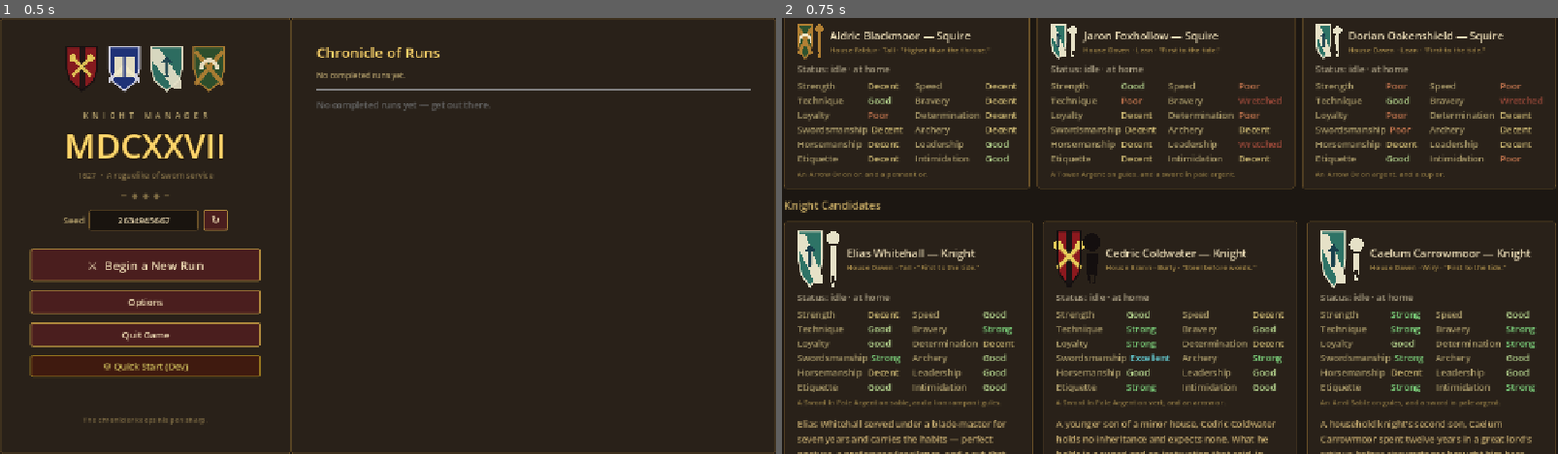
Above: before the commit, frames 1-2 (left to right).
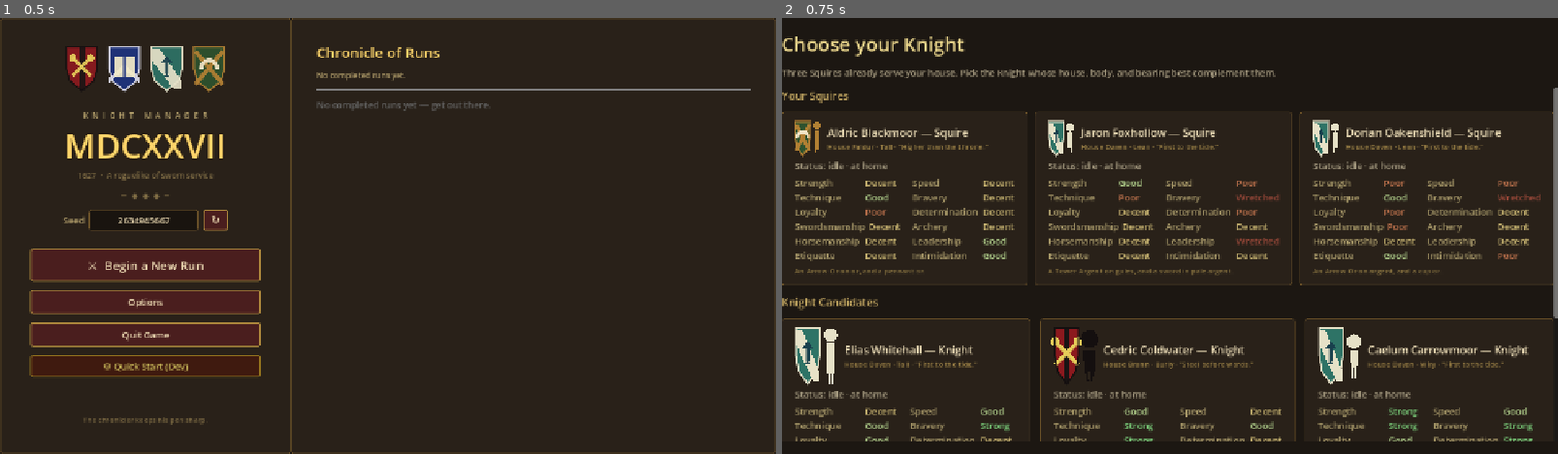
Above: after the commit, the same moments.

Repository: Jackz0Knight/KM27
Game: Godot game, scene res://scenes/Main.tscn
The game is run twice, just before and just after one commit, with the same random seed, the same clock (stepped at 60 frames per second) and the same inputs.
Inputs:
- Up to frame 1 (0.5 s): no input
- Up to frame 2 (0.75 s): click "⚔ Begin a New Run" at 0.5 s

Frame 1 is identical in both runs. In frame 2, 25% of the frame differs, in the area x 0-100%, y 0-100%.

Commit message:
fix(save+chooser): persist world seed, unique starting names, scroll chooser
Three fixes from a Knight-Chooser screenshot audit:

- SaveManager._world_seed() returned 0 unconditionally — loading
  regenerated the world with a fresh random seed and re-applied saved
  explored tiles / castles onto mismatched terrain. Read the seed off
  GameState.world.seed_value (already stamped by WorldGenerator). Restore
  uses data.has("world_seed") to detect a real seed instead of the
  ambiguous seed_val == 0 → randi() fallback.

- NamePool.random_name_avoiding(used_names) rolls until first name and
  surname both avoid the passed-in set. RosterGenerator threads a shared
  _taken_names list across roll_starting_squires + roll_knight_candidates
  so the chooser screen never shows two units with the same surname
  (visible in the audited screenshot as two Carrowmoor squires).

- Wrapped the Knight Chooser cards in a ScrollContainer so dense Knight
  cards (origin paragraph + oath) can't run off the bottom at 1080p.

Also includes the .uid files Godot 4.6 generated for armour / weapon /
enemy_actor / combat_sim / combat_unit / crafting — same housekeeping as
commit 6f8b025.

Co-Authored-By: Claude Opus 4.7 <noreply@anthropic.com>

Diff:
--- a/scenes/screens/knight_chooser.tscn
+++ b/scenes/screens/knight_chooser.tscn
@@ -39,23 +39,34 @@
 modulate = Color(0.72, 0.72, 0.72, 1)
 autowrap_mode = 3
 
-[node name="SquiresLabel" type="Label" parent="Margin/VBox"]
+[node name="Scroll" type="ScrollContainer" parent="Margin/VBox"]
+layout_mode = 2
+size_flags_horizontal = 3
+size_flags_vertical = 3
+horizontal_scroll_mode = 0
+
+[node name="ScrollBody" type="VBoxContainer" parent="Margin/VBox/Scroll"]
+layout_mode = 2
+size_flags_horizontal = 3
+theme_override_constants/separation = 14
+
+[node name="SquiresLabel" type="Label" parent="Margin/VBox/Scroll/ScrollBody"]
 layout_mode = 2
 text = "Your Squires"
 theme_override_font_sizes/font_size = 18
 modulate = Color(0.85, 0.78, 0.55, 1)
 
-[node name="SquiresRow" type="HBoxContainer" parent="Margin/VBox"]
+[node name="SquiresRow" type="HBoxContainer" parent="Margin/VBox/Scroll/ScrollBody"]
 layout_mode = 2
 theme_override_constants/separation = 12
 
-[node name="KnightsLabel" type="Label" parent="Margin/VBox"]
+[node name="KnightsLabel" type="Label" parent="Margin/VBox/Scroll/ScrollBody"]
 layout_mode = 2
 text = "Knight Candidates"
 theme_override_font_sizes/font_size = 18
 modulate = Color(0.85, 0.78, 0.55, 1)
 
-[node name="Cards" type="HBoxContainer" parent="Margin/VBox"]
+[node name="Cards" type="HBoxContainer" parent="Margin/VBox/Scroll/ScrollBody"]
 layout_mode = 2
-size_flags_vertical = 3
+size_flags_horizontal = 3
 theme_override_constants/separation = 16
--- a/scripts/data/name_pool.gd
+++ b/scripts/data/name_pool.gd
@@ -25,3 +25,26 @@
 	var first: String = FIRST_NAMES[RNG.randi_range(0, FIRST_NAMES.size() - 1)]
 	var sur: String = SURNAMES[RNG.randi_range(0, SURNAMES.size() - 1)]
 	return "%s %s" % [first, sur]
+
+
+# Pulls a name whose first AND surname don't already appear in `used_names`.
+# Falls back to the unconstrained roll after a few attempts so we never spin
+# forever if the pool runs out — but with 32×25 entries that's only a worry
+# if the caller pushes hundreds of names at once. The starting roster only
+# needs six unique surnames out of 25, so collisions resolve quickly.
+static func random_name_avoiding(used_names: Array[String]) -> String:
+	var used_firsts: Array[String] = []
+	var used_surs: Array[String] = []
+	for full_name in used_names:
+		var bits: PackedStringArray = full_name.split(" ", false, 1)
+		if bits.size() > 0:
+			used_firsts.append(bits[0])
+		if bits.size() > 1:
+			used_surs.append(bits[1])
+	for _attempt in range(12):
+		var first: String = FIRST_NAMES[RNG.randi_range(0, FIRST_NAMES.size() - 1)]
+		var sur: String = SURNAMES[RNG.randi_range(0, SURNAMES.size() - 1)]
+		if used_firsts.has(first) or used_surs.has(sur):
+			continue
+		return "%s %s" % [first, sur]
+	return random_name()
--- a/scripts/screens/knight_chooser.gd
+++ b/scripts/screens/knight_chooser.gd
@@ -8,8 +8,8 @@
 # displayed in a top row so the player can see who they're picking a Knight
 # to lead before committing.
 
-@onready var squires_row: HBoxContainer = $Margin/VBox/SquiresRow
-@onready var cards: HBoxContainer = $Margin/VBox/Cards
+@onready var squires_row: HBoxContainer = $Margin/VBox/Scroll/ScrollBody/SquiresRow
+@onready var cards: HBoxContainer = $Margin/VBox/Scroll/ScrollBody/Cards
 
 
 func _ready() -> void:
--- a/scripts/systems/roster_generator.gd
+++ b/scripts/systems/roster_generator.gd
@@ -23,6 +23,13 @@
 const STARTING_SQUIRE_COUNT: int = 3
 
 
+# The two roll_* calls share `_taken_names` so the entire Knight Chooser
+# screen — 3 squires + 3 candidate knights — never shows two units with the
+# same first name or surname. Cleared at the start of each call to
+# `roll_starting_squires` since that's the first call the chooser makes.
+static var _taken_names: Array[String] = []
+
+
 static func roll_knight_candidates() -> Array[Unit]:
 	var out: Array[Unit] = []
 	for i in range(KNIGHT_CANDIDATE_COUNT):
@@ -34,6 +41,7 @@
 # the Knight chooser screen can show them before the Knight pick (the player
 # decides which Knight best complements the Squires they're getting).
 static func roll_starting_squires() -> Array[Unit]:
+	_taken_names.clear()
 	var out: Array[Unit] = []
 	for i in range(STARTING_SQUIRE_COUNT):
 		out.append(_roll_squire(2 + i))
@@ -57,7 +65,9 @@
 	var house_id: String = HousePool.random_house_id()
 	HousePool.apply_lean(stats, house_id, Stats.STAT_CAP)
 	var pa: int = RNG.randi_range(KNIGHT_PA_MIN, KNIGHT_PA_MAX)
-	var u := Unit.new(unit_id, NamePool.random_name(), Unit.UnitClass.KNIGHT, stats, pa)
+	var name: String = NamePool.random_name_avoiding(_taken_names)
+	_taken_names.append(name)
+	var u := Unit.new(unit_id, name, Unit.UnitClass.KNIGHT, stats, pa)
 	u.house_id = house_id
 	u.body_type = BodyType.random_body_type()
 	u.weapon_id = "longsword"
@@ -74,7 +84,9 @@
 	# of their roll band.
 	HousePool.apply_lean(stats, house_id, SQUIRE_STAT_MAX)
 	var pa: int = RNG.randi_range(SQUIRE_PA_MIN, SQUIRE_PA_MAX)
-	var u := Unit.new(unit_id, NamePool.random_name(), Unit.UnitClass.SQUIRE, stats, pa)
+	var name: String = NamePool.random_name_avoiding(_taken_names)
+	_taken_names.append(name)
+	var u := Unit.new(unit_id, name, Unit.UnitClass.SQUIRE, stats, pa)
 	u.house_id = house_id
 	u.body_type = BodyType.random_body_type()
 	u.weapon_id = "shortsword"
--- a/scripts/systems/save_manager.gd
+++ b/scripts/systems/save_manager.gd
@@ -130,20 +130,24 @@
 
 
 func _world_seed() -> int:
-	# World seed isn't stored on GameState; we use the RNG's base seed as proxy.
-	# If unavailable, return 0 (world will be regenerated from full exploration state).
+	# WorldGenerator stamps the seed onto the World instance; pull it back out
+	# so loading regenerates the same terrain (otherwise the saved explored
+	# tiles and castles get re-applied on top of a brand-new random map).
+	if GameState.world != null:
+		return GameState.world.seed_value
 	return 0
 
 
 # ---------- restore ----------
 
 func _restore_state(data: Dictionary) -> void:
-	# Re-generate the world from scratch using saved explored/castle state,
-	# since we don't persist the seed directly yet.
-	# We use seed 0 as placeholder and then override knowledge from the save.
-	var seed_val: int = int(data.get("world_seed", 0))
-	if seed_val == 0:
-		seed_val = randi()
+	# Regenerate the world from the saved seed so terrain, castle layout, and
+	# anything else WorldGenerator places end up identical to the run that was
+	# saved. Pre-seed-fix saves stored 0 and lose their original world; in
+	# that case we roll a fresh seed and rely on the saved explored/castle
+	# state to patch what we can.
+	var has_seed: bool = data.has("world_seed") and int(data.get("world_seed", 0)) != 0
+	var seed_val: int = int(data.get("world_seed", 0)) if has_seed else randi()
 	GameState.start_run(seed_val)
 
 	GameState.week = int(data.get("week", 1))
Not shown, added: scripts/data/armour.gd.uid
Not shown, added: scripts/data/enemy_actor.gd.uid
Not shown, added: scripts/data/weapon.gd.uid
Not shown, added: scripts/systems/combat_sim.gd.uid
Not shown, added: scripts/systems/combat_unit.gd.uid
Not shown, added: scripts/systems/crafting.gd.uid
Not shown, changed: ROADMAP.md
